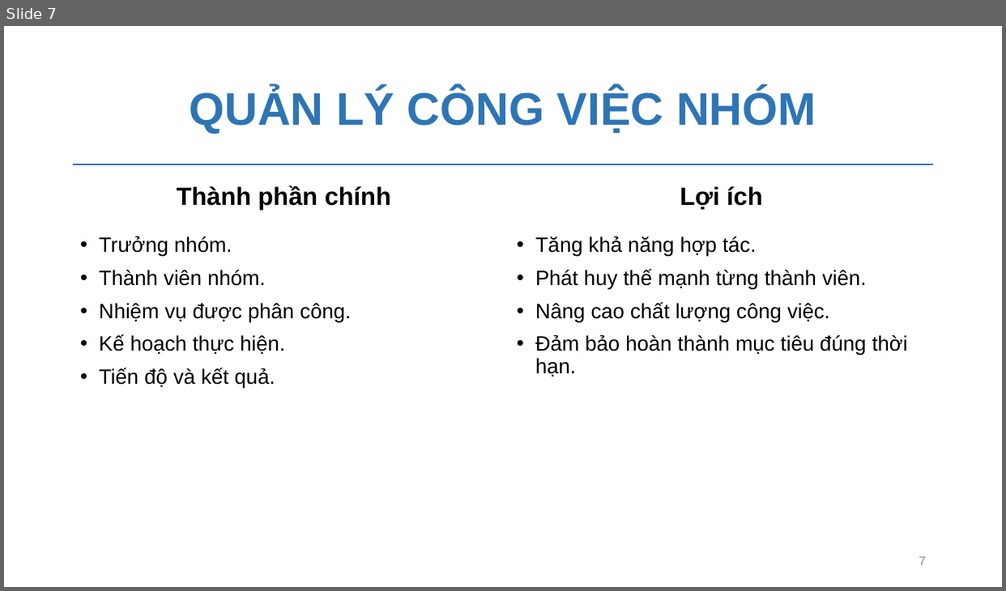
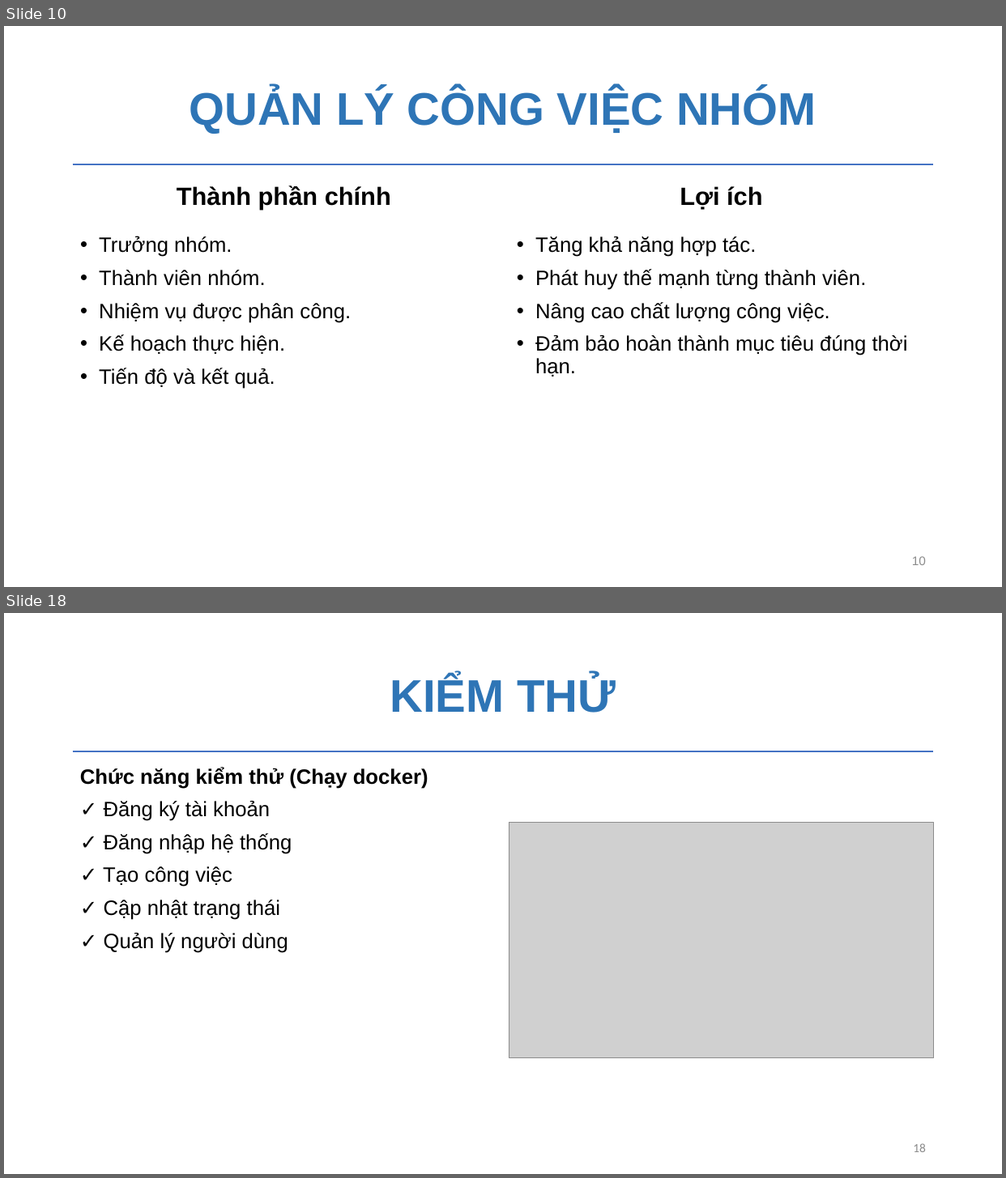
Before and after one commit to chautuyettran/CNPM-nhom17, a slide deck: nhom17.pptx. Shown one above the other, each under a label of ours: slide 7 before the commit, slides 10 and 18 after it; the slides between them are not shown. The pictures are 1006x591 and 1006x1178 pixels, drawn with LibreOffice and Linux fonts; fonts in the diff are those of the drawing; grey boxes stand for pictures; background and template pictures are left out. Boxes give left, top, right and bottom in pixels: in the first picture for what was removed or moved away, otherwise in the second. Text is boxed around its words. In the diff, an @@ line names an element or a change of style, - is before the commit and + after.

```diff
--- a/nhom17.pptx
+++ b/nhom17.pptx
@@ slide 18 added at box(4, 613, 1002, 1174), background #FFFFFF; not listed: 1 template element that a slide beside it also shows @@
@@ title added at box(390, 675, 616, 713), 44 pt, text #2E75B6, bold @@
+KIỂM THỬ
@@ text added at box(80, 767, 428, 953), 20 pt, text #000000 @@
+Chức năng kiểm thử (Chạy docker)
+✓ Đăng ký tài khoản
+✓ Đăng nhập hệ thống
+✓ Tạo công việc
+✓ Cập nhật trạng thái
+✓ Quản lý người dùng
@@ picture added at box(509, 823, 934, 1059) @@
@@ page number added at box(913, 1144, 926, 1152), 12 pt, text #8C8C8C @@
+18
@@ what was slide 7 is now slide 10 @@
@@ page number at box(912, 557, 926, 565): text changed @@
-7
+10
```
Also in this commit, not shown: 8 slides changed, 9 other slides added, 1 slide removed, 17 other files.
